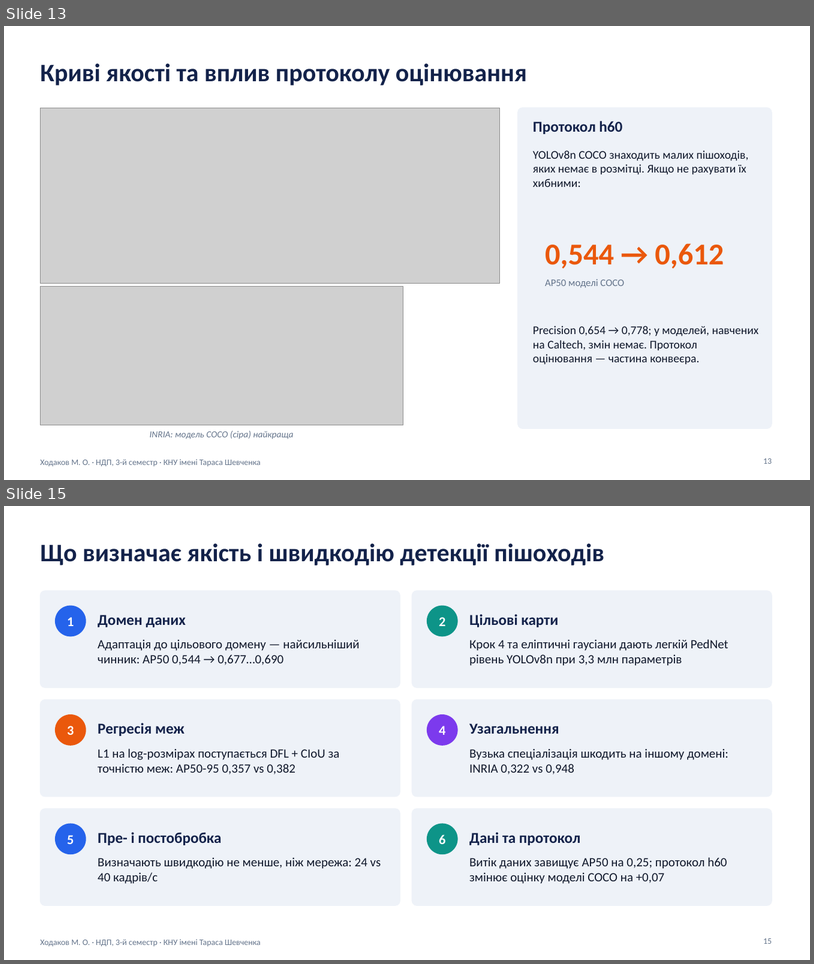
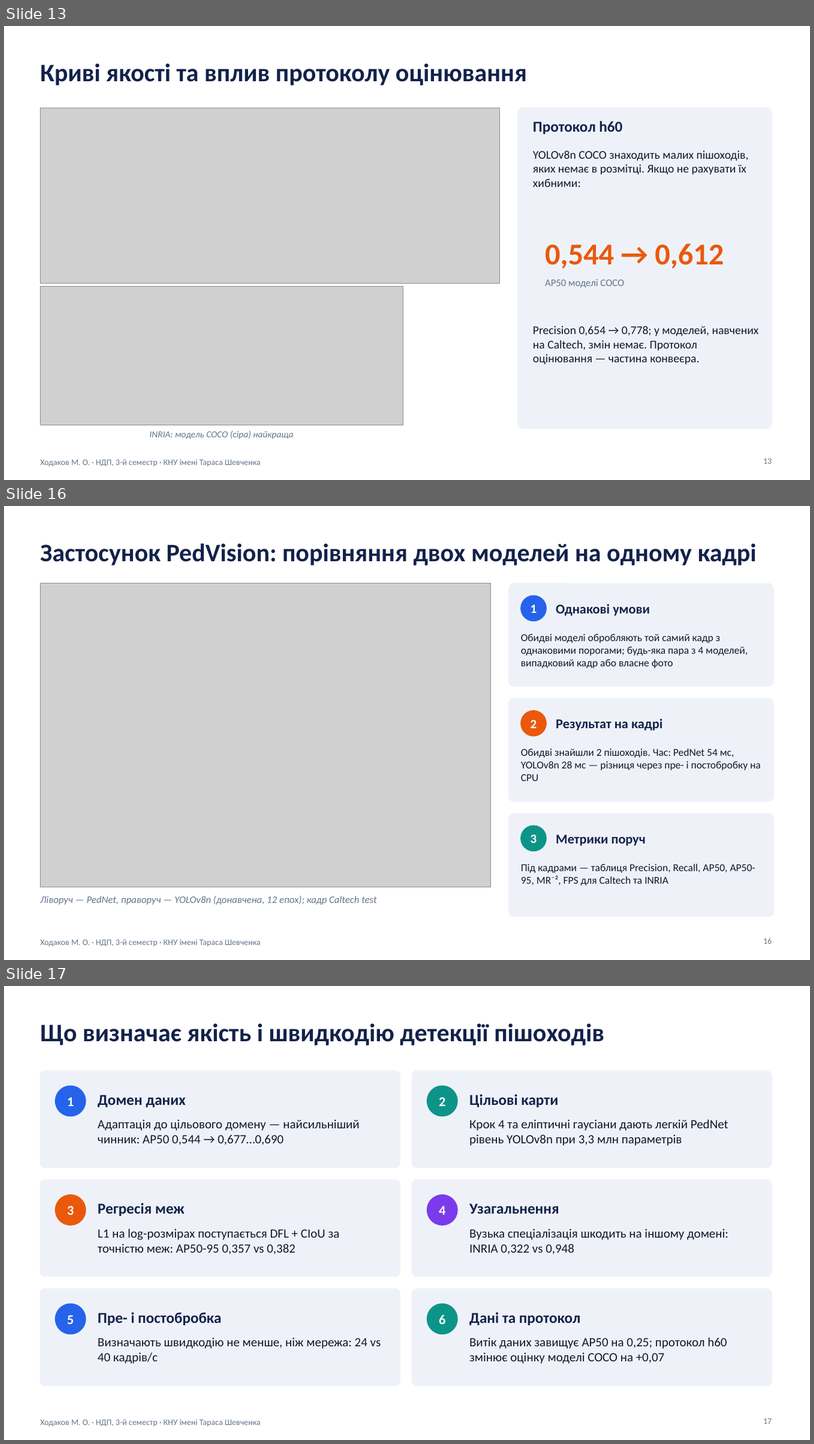
Before and after one commit to maksymkhodakov/ImageRecognitionProject, a slide deck: Презентація_НДП_3сем_Ходаков_Детекція_Пішоходів.pptx. Shown one above the other, each under a label of ours: slides 13 and 15 before the commit, slides 13, 16 and 17 after it; the slides between them are not shown. The pictures are 814x964 and 814x1444 pixels, drawn with LibreOffice and Linux fonts; fonts in the diff are those of the drawing; grey boxes stand for pictures. Boxes give left, top, right and bottom in pixels: in the first picture for what was removed or moved away, otherwise in the second. Text is boxed around its words. In the diff, an @@ line names an element or a change of style, - is before the commit and + after.

```diff
--- a/Презентація_НДП_3сем_Ходаков_Детекція_Пішоходів.pptx
+++ b/Презентація_НДП_3сем_Ходаков_Детекція_Пішоходів.pptx
@@ slide 16 added at (x1=4, y1=506, x2=810, y2=960), background #FFFFFF; not listed: 1 template element that a slide beside it also shows @@
@@ title added at (x1=40, y1=543, x2=757, y2=565), 30 pt, text #13224A, bold @@
+Застосунок PedVision: порівняння двох моделей на одному кадрі
@@ picture added at (x1=40, y1=583, x2=491, y2=886) @@
@@ rounded rectangle added at (x1=509, y1=583, x2=774, y2=686), fill #EEF2F8, outline #EEF2F8 1 pt @@
@@ ellipse added at (x1=521, y1=595, x2=546, y2=621), fill #2563EB, outline #2563EB 1 pt @@
@@ text added at (x1=531, y1=604, x2=537, y2=613), 15 pt, text #FFFFFF, bold @@
+1
@@ text added at (x1=556, y1=604, x2=650, y2=616), 16 pt, text #13224A, bold @@
+Однакові умови
@@ text added at (x1=521, y1=634, x2=748, y2=668), 12.5 pt, text #0F172A @@
+Обидві моделі обробляють той самий кадр з однаковими порогами; будь-яка пара з 4 моделей, випадковий кадр або власне фото
@@ rounded rectangle added at (x1=509, y1=699, x2=774, y2=801), fill #EEF2F8, outline #EEF2F8 1 pt @@
@@ ellipse added at (x1=521, y1=711, x2=546, y2=736), fill #EA580C, outline #EA580C 1 pt @@
@@ text added at (x1=531, y1=720, x2=537, y2=728), 15 pt, text #FFFFFF, bold @@
+2
@@ text added at (x1=556, y1=718, x2=663, y2=730), 16 pt, text #13224A, bold @@
+Результат на кадрі
@@ text added at (x1=521, y1=748, x2=761, y2=781), 12.5 pt, text #0F172A @@
+Обидві знайшли 2 пішоходів. Час: PedNet 54 мс, YOLOv8n 28 мс — різниця через пре- і постобробку на CPU
@@ rounded rectangle added at (x1=509, y1=813, x2=774, y2=916), fill #EEF2F8, outline #EEF2F8 1 pt @@
@@ ellipse added at (x1=521, y1=825, x2=546, y2=851), fill #0D9488, outline #0D9488 1 pt @@
@@ text added at (x1=531, y1=834, x2=537, y2=843), 15 pt, text #FFFFFF, bold @@
+3
@@ text added at (x1=556, y1=834, x2=646, y2=846), 16 pt, text #13224A, bold @@
+Метрики поруч
@@ text added at (x1=521, y1=864, x2=756, y2=885), 12.5 pt, text #0F172A @@
+Під кадрами — таблиця Precision, Recall, AP50, AP50-95, MR⁻², FPS для Caltech та INRIA
@@ text added at (x1=40, y1=895, x2=377, y2=904), 12 pt, text #64748B, italic @@
+Ліворуч — PedNet, праворуч — YOLOv8n (донавчена, 12 епох); кадр Caltech test
@@ page number added at (x1=764, y1=937, x2=772, y2=943), 10 pt, text #64748B @@
+16
@@ what was slide 15 is now slide 17 @@
@@ page number at (x1=764, y1=1418, x2=772, y2=1423): text changed @@
-15
+17
```
Also in this commit, not shown: 6 slides changed, 1 other slide added, 1 other file.
